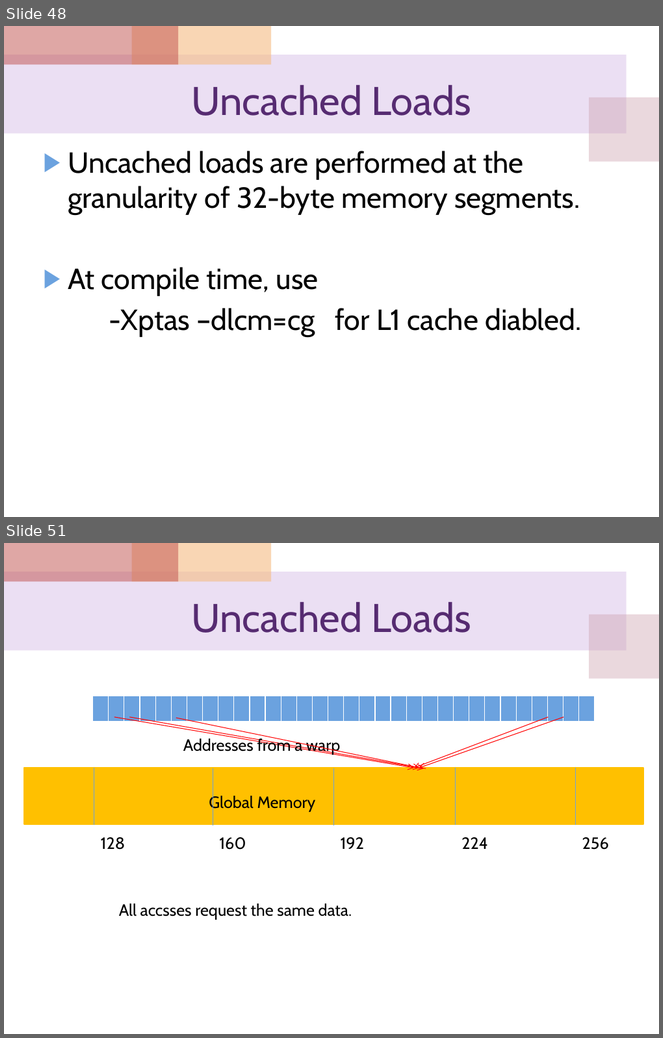
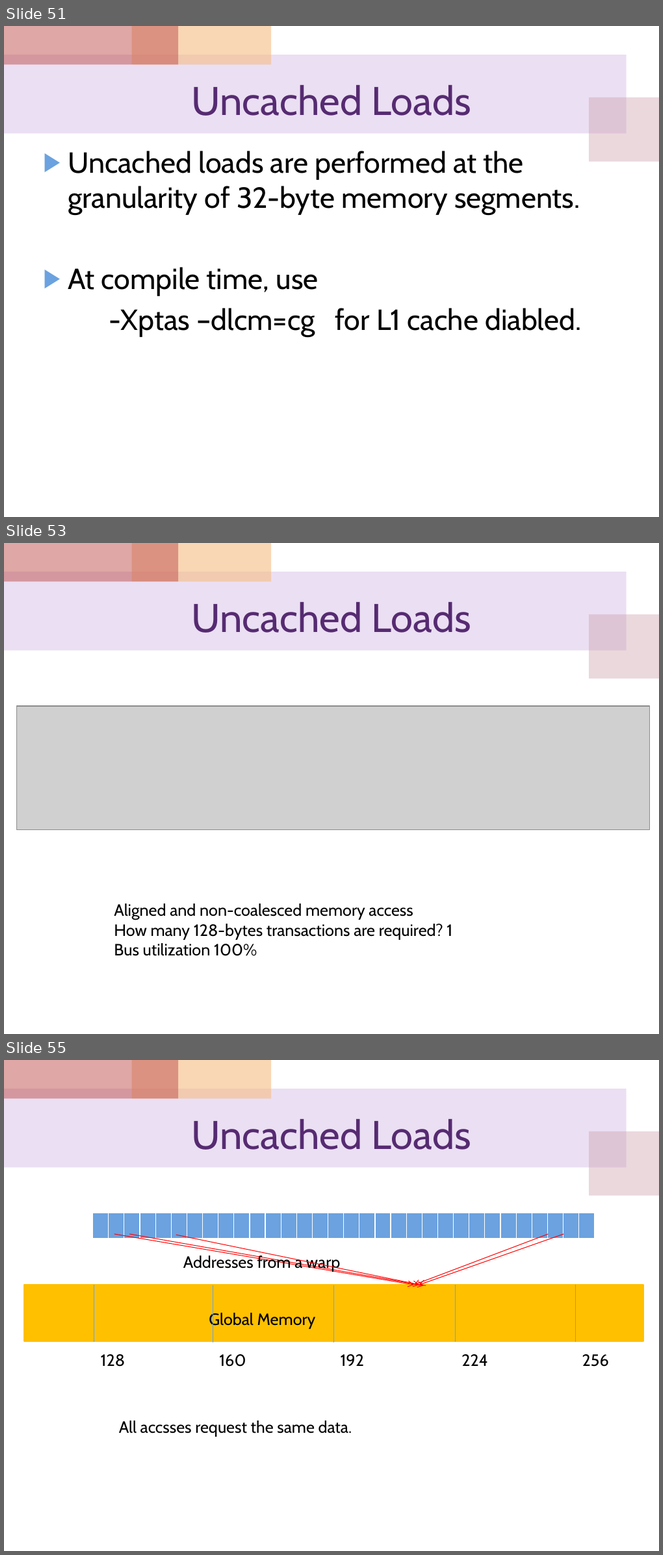
Before and after one commit to cocojk/major, a slide deck: gpu/EE817 Lecture 5 CUDA Memory Architecture.pptx. Shown one above the other, each under a label of ours: slides 48 and 51 before the commit, slides 51, 53 and 55 after it; the slides between them are not shown. The pictures are 663x1038 and 663x1555 pixels, drawn with LibreOffice and Linux fonts; fonts in the diff are those of the drawing; grey boxes stand for pictures. Boxes give left, top, right and bottom in pixels: in the first picture for what was removed or moved away, otherwise in the second. Text is boxed around its words. In the diff, an @@ line names an element or a change of style, - is before the commit and + after.

```diff
--- a/gpu/EE817 Lecture 5 CUDA Memory Architecture.pptx
+++ b/gpu/EE817 Lecture 5 CUDA Memory Architecture.pptx
@@ slide 53 added at (4,543,659,1034), background #FFFFFF; not listed: 4 template elements that a slide beside it also shows @@
@@ title added at (192,602,471,633), 44 pt, text #562B71 @@
+Uncached Loads
@@ picture added at (17,706,650,830) @@
@@ text added at (114,904,452,956), 18 pt, text #000000 @@
+Aligned and non-coalesced memory access
+How many 128-bytes transactions are required? 1
+Bus utilization 100%
@@ what was slide 48 is now slide 51 @@
@@ what was slide 51 is now slide 55 @@
```
Also in this commit, not shown: 13 slides changed, 5 other slides added, 2 other files.
